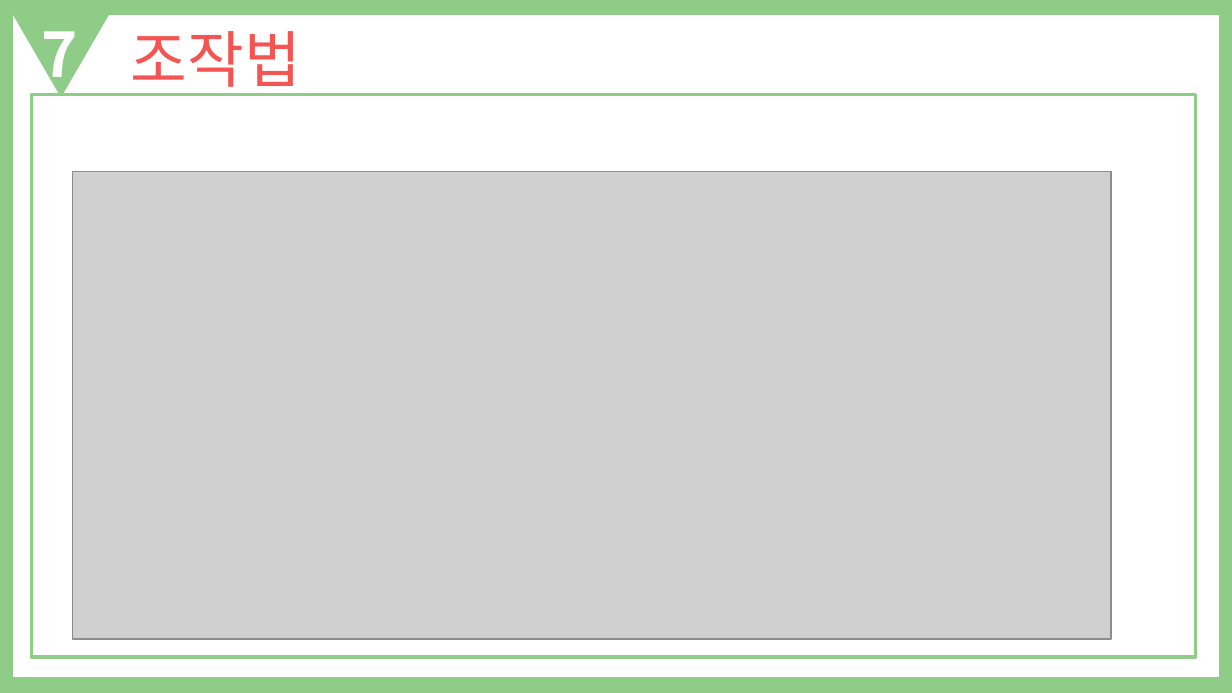
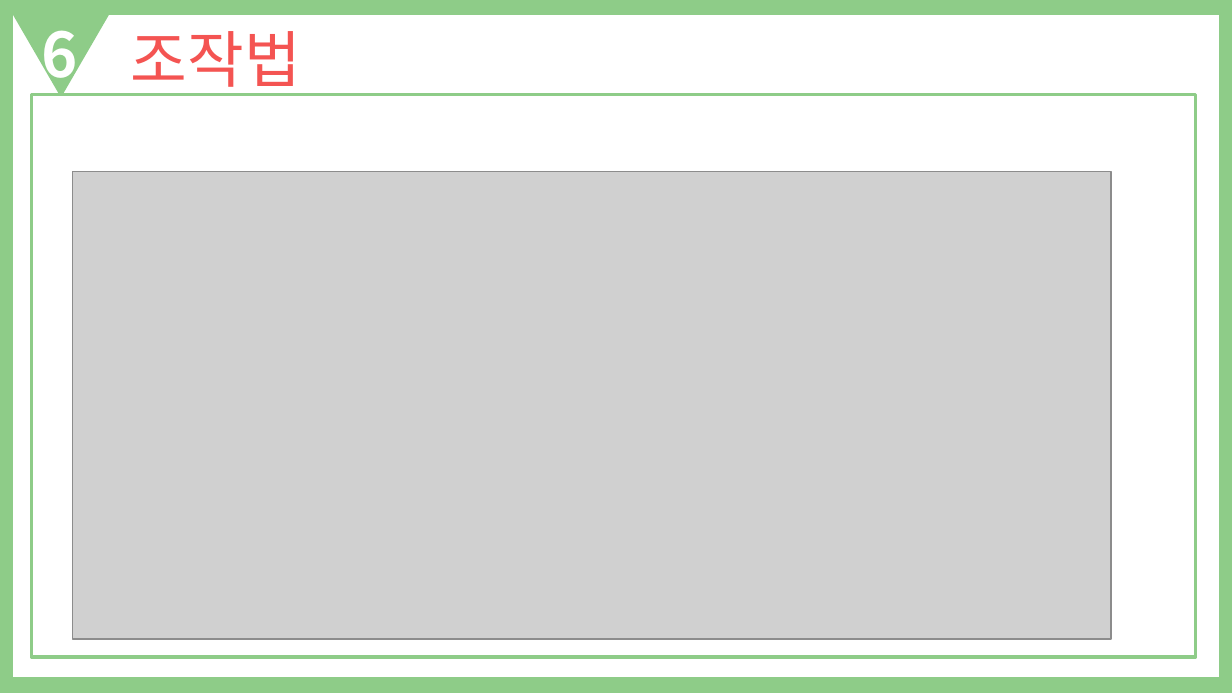
Before and after one commit to Celesta129/TeamProject, a slide deck: slide 9 of Documents/King of Playground 기획 발표자료.pptx. Drawn at 1232x693 pixels with LibreOffice and Linux fonts; fonts in the diff are those of the drawing; grey boxes stand for pictures. Boxes give left, top, right and bottom in pixels: in the first picture for what was removed or moved away, otherwise in the second. Text is boxed around its words. In the diff, an @@ line names an element or a change of style, - is before the commit and + after.

```diff
--- a/Documents/King of Playground 기획 발표자료.pptx
+++ b/Documents/King of Playground 기획 발표자료.pptx
@@ text at [41,30,77,93]: text changed @@
-7
+6
```
Also in this commit, not shown: 8 other slides changed, 2 slides added, 2 other files.
